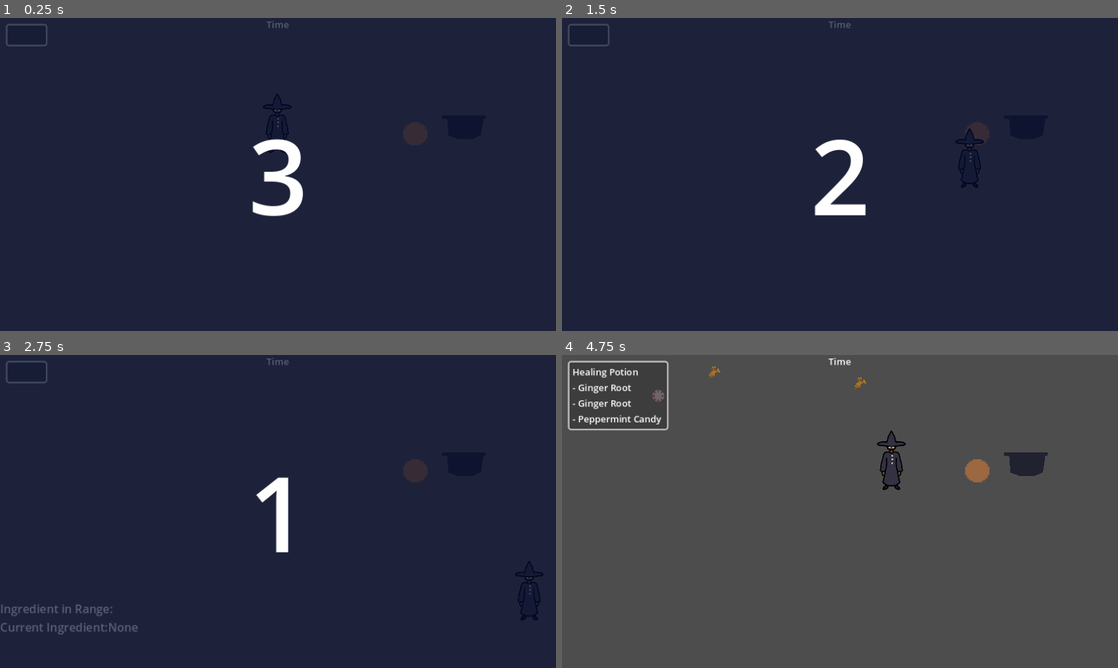
Above: before the commit, frames 1-4 (two rows, left to right).
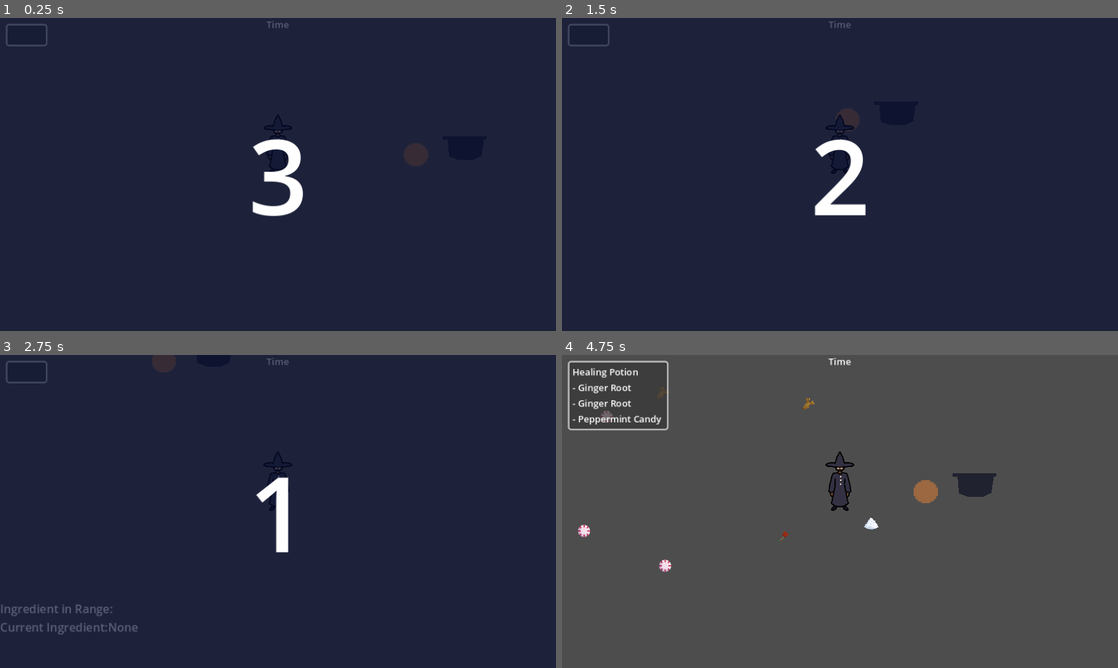
Above: after the commit, the same moments.

Repository: aryuserious/witch-in-training
Game: Godot game, scene res://scenes/level_1.tscn
Two runs of this game, one before a commit and one after it. Both use one fixed random seed, a clock stepped at 60 frames per second and the inputs below.
Inputs:
- Up to frame 1 (0.25 s): no input
- Up to frame 2 (1.5 s): tap Enter at 0.5 s; hold D (right) 0.53-1.28 s; tap Q (drop) at 0.6 s; hold S (down) from 1.28 s (still down); tap E (pickup) at 1.35 s
- Up to frame 3 (2.75 s): release S (down) at 2.03 s; hold D (right) from 2.03 s (still down); tap 1 (show-hide stats) at 2.1 s
- Up to frame 4 (4.75 s): release D (right) at 2.78 s; hold W (up) 2.78-3.53 s; tap Q (drop) at 2.85 s; hold A (left) from 3.53 s (still down); tap E (pickup) at 3.6 s; tap 1 (show-hide stats) at 4.35 s

The runs differ from the first frame. In frame 1, 0.6% of the frame differs, in the area x 47-77%, y 24-50%; in frame 2, 0.5%; in frame 3, 0.6%; in frame 4, 2.9%, in the area x 2-88%, y 3-70%.

Commit message:
a few extra ingredients spawn - along with the ingredients the player will need, between 1 and 5 extra ingredients will spawn - attached a camera to the player

Diff:
--- a/scenes/level_1.tscn
+++ b/scenes/level_1.tscn
@@ -13,6 +13,8 @@
 
 [node name="Player" parent="." instance=ExtResource("1_iw33g")]
 position = Vector2(479, 234)
+
+[node name="Camera2D" type="Camera2D" parent="Player"]
 
 [node name="Cauldron" parent="." instance=ExtResource("3_7uji8")]
 position = Vector2(803, 202)
--- a/scripts/level_1.gd
+++ b/scripts/level_1.gd
@@ -18,20 +18,18 @@
 
 
 func _on_cauldron_new_potion(potion : Cauldron.Potion):
+    # spawn necessary ingredeinets
     for ingr in potion.ingredients:
         var i = ingr_scene.instantiate()
-
-        # print("Instantiated node:", i)
-        # print("Type of instance:", type_string(typeof(i)))
-        # print("Instance script class:", i.get_script())
 
         if i is Ingredient:
             i = i as Ingredient
             i.ingredient_type = ingr.ingredient_type
             add_child(i)
 
-
-            # print("instance is of type ingredient")
-        else:
-            pass
-            # print("instance is not of type ingredient, instead it is: ", type_string(typeof(i)))
+    # spawn extra ingredients
+    var num_of_extra_ingrs = randi_range(1, 5)
+    for ingr in num_of_extra_ingrs:
+        var ei = ingr_scene.instantiate() as Ingredient # ei is extra ingredient
+        ei.ingredient_type = randi_range(0, Ingredient.type.size())
+        add_child(ei)
